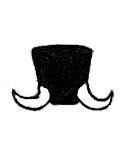
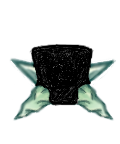
Revision of a layered (120, 144) image; what changed, layer by layer:
renamed "Layer" to "Layer #2", painted on it over [7, 46, 116, 121]
removed layer "Layer #1" over [11, 46, 114, 110]
